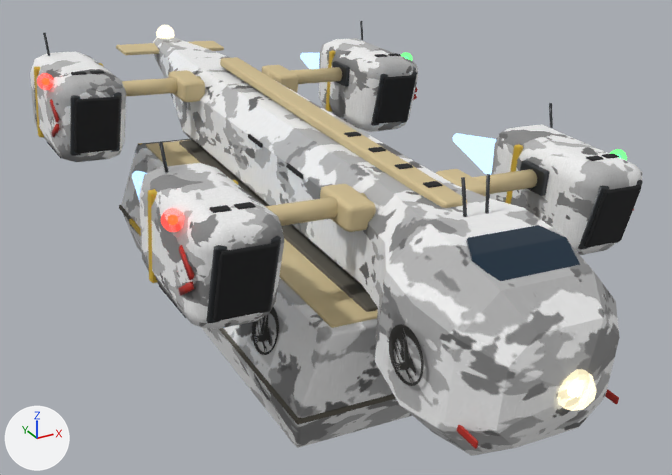
The glTF model public/models/DSHP.glb, before and after one commit.
Both versions are drawn from a 50 mm lens placed at (-2.3, -4.72, 4.53), pointed at (0.19, -0.19, 2.27). The axes (+X, +Y, +Z) are drawn at lower left. The lights are the same throughout. The picture after the commit comes second. Where no turn or scale is listed for an object, it has been applied to the vertices.

Objects in the first picture: 'Container', 'ContainerDetails', 'Hull', 'HullDetails', 'Pod0', 'Pod1', 'Pod2', 'Pod3', 'PodDetails0', 'PodDetails1', 'PodDetails2', 'PodDetails3', 'Tail' and 11 more.
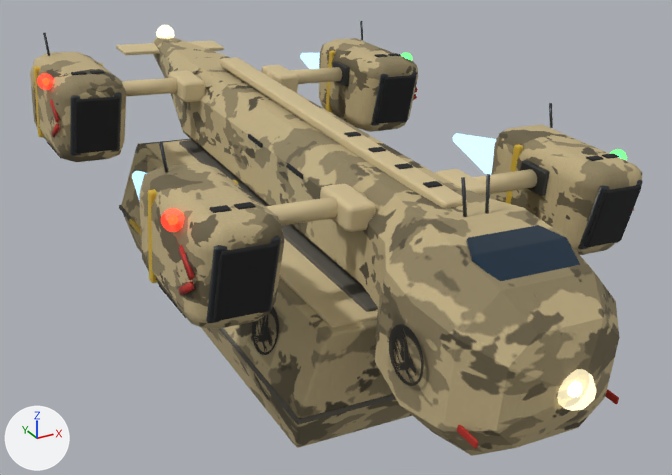
Boxes (x1, y1, x2, y2) around the edits, measured in the pictures (672 x 475 px):
'Hull', recoloured (grey to beige): (183, 67, 620, 456) in both
'Container', recoloured (grey to yellow): (121, 140, 412, 448) in both
'Pod0', recoloured (white to beige): (139, 163, 284, 329) in both
'Pod1', recoloured (grey to beige): (490, 124, 642, 255) in both
'Pod2', recoloured (grey to brown): (30, 51, 126, 162) in both
'Pod3', recoloured (grey to yellow): (319, 38, 418, 132) in both
'Tail', recoloured (white to beige): (153, 37, 230, 140) in both

The change, as a diff of the scene's bpy script:
```diff
--- a/public/models/DSHP.glb.py
+++ b/public/models/DSHP.glb.py
@@ mat_camo_container @@
 n1 = _N.new('ShaderNodeOutputMaterial'); n1.name = 'Material Output'
+n3 = _N.new('ShaderNodeMix'); n3.name = 'Mix'
+n3.data_type = 'RGBA'
+n3.blend_type = 'MULTIPLY'
+n3.inputs[0].default_value = 1.0  # 'Factor'
+n3.inputs[7].default_value = (0.597, 0.479, 0.254, 1.0)  # 'B', beige #cbb88a
 n2 = _N.new('ShaderNodeTexImage'); n2.name = 'Image Texture'
@@ mat_camo_container @@
 n0 = _N.new('ShaderNodeBsdfPrincipled'); n0.name = 'Principled BSDF'
 _L.new(n0.outputs[0], n1.inputs[0])  # 'BSDF' to 'Surface'
-_L.new(n2.outputs[0], n0.inputs[0])  # 'Color' to 'Base Color'
+_L.new(n3.outputs[2], n0.inputs[0])  # 'Result' to 'Base Color'
+_L.new(n2.outputs[0], n3.inputs[6])  # 'Color' to 'A'
@@ mat_camo_pod0 @@
 n1 = _N.new('ShaderNodeOutputMaterial'); n1.name = 'Material Output'
+n3 = _N.new('ShaderNodeMix'); n3.name = 'Mix'
+n3.data_type = 'RGBA'
+n3.blend_type = 'MULTIPLY'
+n3.inputs[0].default_value = 1.0  # 'Factor'
+n3.inputs[7].default_value = (0.597, 0.479, 0.254, 1.0)  # 'B', beige #cbb88a
 n2 = _N.new('ShaderNodeTexImage'); n2.name = 'Image Texture'
@@ mat_camo_pod0 @@
 n0 = _N.new('ShaderNodeBsdfPrincipled'); n0.name = 'Principled BSDF'
 _L.new(n0.outputs[0], n1.inputs[0])  # 'BSDF' to 'Surface'
-_L.new(n2.outputs[0], n0.inputs[0])  # 'Color' to 'Base Color'
+_L.new(n3.outputs[2], n0.inputs[0])  # 'Result' to 'Base Color'
+_L.new(n2.outputs[0], n3.inputs[6])  # 'Color' to 'A'
@@ mat_camo_pod1 @@
 n1 = _N.new('ShaderNodeOutputMaterial'); n1.name = 'Material Output'
+n3 = _N.new('ShaderNodeMix'); n3.name = 'Mix'
+n3.data_type = 'RGBA'
+n3.blend_type = 'MULTIPLY'
+n3.inputs[0].default_value = 1.0  # 'Factor'
+n3.inputs[7].default_value = (0.597, 0.479, 0.254, 1.0)  # 'B', beige #cbb88a
 n2 = _N.new('ShaderNodeTexImage'); n2.name = 'Image Texture'
@@ mat_camo_pod1 @@
 n0 = _N.new('ShaderNodeBsdfPrincipled'); n0.name = 'Principled BSDF'
 _L.new(n0.outputs[0], n1.inputs[0])  # 'BSDF' to 'Surface'
-_L.new(n2.outputs[0], n0.inputs[0])  # 'Color' to 'Base Color'
+_L.new(n3.outputs[2], n0.inputs[0])  # 'Result' to 'Base Color'
+_L.new(n2.outputs[0], n3.inputs[6])  # 'Color' to 'A'
@@ mat_camo_pod2 @@
 n1 = _N.new('ShaderNodeOutputMaterial'); n1.name = 'Material Output'
+n3 = _N.new('ShaderNodeMix'); n3.name = 'Mix'
+n3.data_type = 'RGBA'
+n3.blend_type = 'MULTIPLY'
+n3.inputs[0].default_value = 1.0  # 'Factor'
+n3.inputs[7].default_value = (0.597, 0.479, 0.254, 1.0)  # 'B', beige #cbb88a
 n2 = _N.new('ShaderNodeTexImage'); n2.name = 'Image Texture'
@@ mat_camo_pod2 @@
 n0 = _N.new('ShaderNodeBsdfPrincipled'); n0.name = 'Principled BSDF'
 _L.new(n0.outputs[0], n1.inputs[0])  # 'BSDF' to 'Surface'
-_L.new(n2.outputs[0], n0.inputs[0])  # 'Color' to 'Base Color'
+_L.new(n3.outputs[2], n0.inputs[0])  # 'Result' to 'Base Color'
+_L.new(n2.outputs[0], n3.inputs[6])  # 'Color' to 'A'
@@ mat_camo_pod3 @@
 n1 = _N.new('ShaderNodeOutputMaterial'); n1.name = 'Material Output'
+n3 = _N.new('ShaderNodeMix'); n3.name = 'Mix'
+n3.data_type = 'RGBA'
+n3.blend_type = 'MULTIPLY'
+n3.inputs[0].default_value = 1.0  # 'Factor'
+n3.inputs[7].default_value = (0.597, 0.479, 0.254, 1.0)  # 'B', beige #cbb88a
 n2 = _N.new('ShaderNodeTexImage'); n2.name = 'Image Texture'
@@ mat_camo_pod3 @@
 n0 = _N.new('ShaderNodeBsdfPrincipled'); n0.name = 'Principled BSDF'
 _L.new(n0.outputs[0], n1.inputs[0])  # 'BSDF' to 'Surface'
-_L.new(n2.outputs[0], n0.inputs[0])  # 'Color' to 'Base Color'
+_L.new(n3.outputs[2], n0.inputs[0])  # 'Result' to 'Base Color'
+_L.new(n2.outputs[0], n3.inputs[6])  # 'Color' to 'A'
@@ mat_camo_hull @@
 n1 = _N.new('ShaderNodeOutputMaterial'); n1.name = 'Material Output'
+n3 = _N.new('ShaderNodeMix'); n3.name = 'Mix'
+n3.data_type = 'RGBA'
+n3.blend_type = 'MULTIPLY'
+n3.inputs[0].default_value = 1.0  # 'Factor'
+n3.inputs[7].default_value = (0.597, 0.479, 0.254, 1.0)  # 'B', beige #cbb88a
 n2 = _N.new('ShaderNodeTexImage'); n2.name = 'Image Texture'
@@ mat_camo_hull @@
 n0 = _N.new('ShaderNodeBsdfPrincipled'); n0.name = 'Principled BSDF'
 _L.new(n0.outputs[0], n1.inputs[0])  # 'BSDF' to 'Surface'
-_L.new(n2.outputs[0], n0.inputs[0])  # 'Color' to 'Base Color'
+_L.new(n3.outputs[2], n0.inputs[0])  # 'Result' to 'Base Color'
+_L.new(n2.outputs[0], n3.inputs[6])  # 'Color' to 'A'
@@ mat_camo_tail @@
 n1 = _N.new('ShaderNodeOutputMaterial'); n1.name = 'Material Output'
+n3 = _N.new('ShaderNodeMix'); n3.name = 'Mix'
+n3.data_type = 'RGBA'
+n3.blend_type = 'MULTIPLY'
+n3.inputs[0].default_value = 1.0  # 'Factor'
+n3.inputs[7].default_value = (0.597, 0.479, 0.254, 1.0)  # 'B', beige #cbb88a
 n2 = _N.new('ShaderNodeTexImage'); n2.name = 'Image Texture'
@@ mat_camo_tail @@
 n0 = _N.new('ShaderNodeBsdfPrincipled'); n0.name = 'Principled BSDF'
 _L.new(n0.outputs[0], n1.inputs[0])  # 'BSDF' to 'Surface'
-_L.new(n2.outputs[0], n0.inputs[0])  # 'Color' to 'Base Color'
+_L.new(n3.outputs[2], n0.inputs[0])  # 'Result' to 'Base Color'
+_L.new(n2.outputs[0], n3.inputs[6])  # 'Color' to 'A'
```
